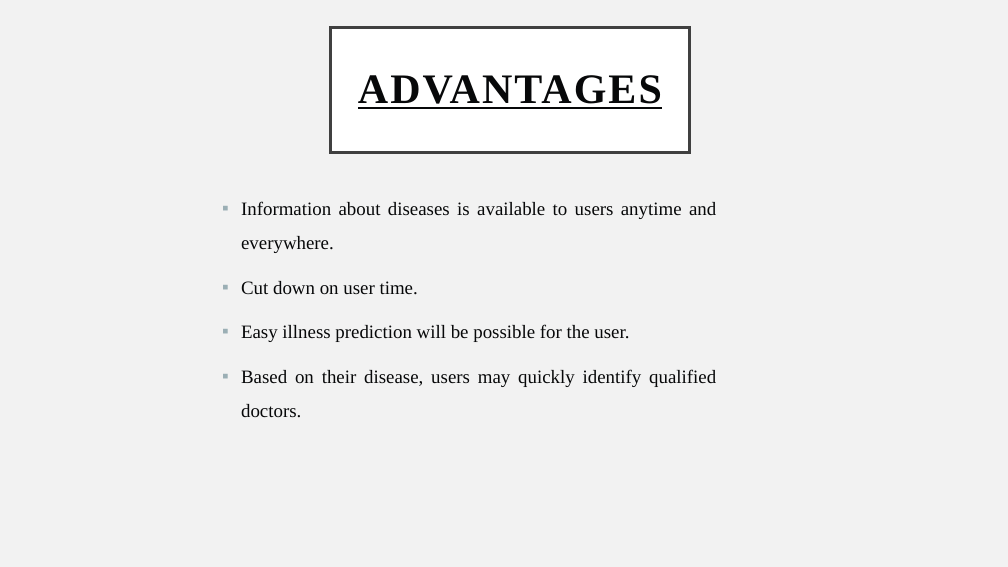
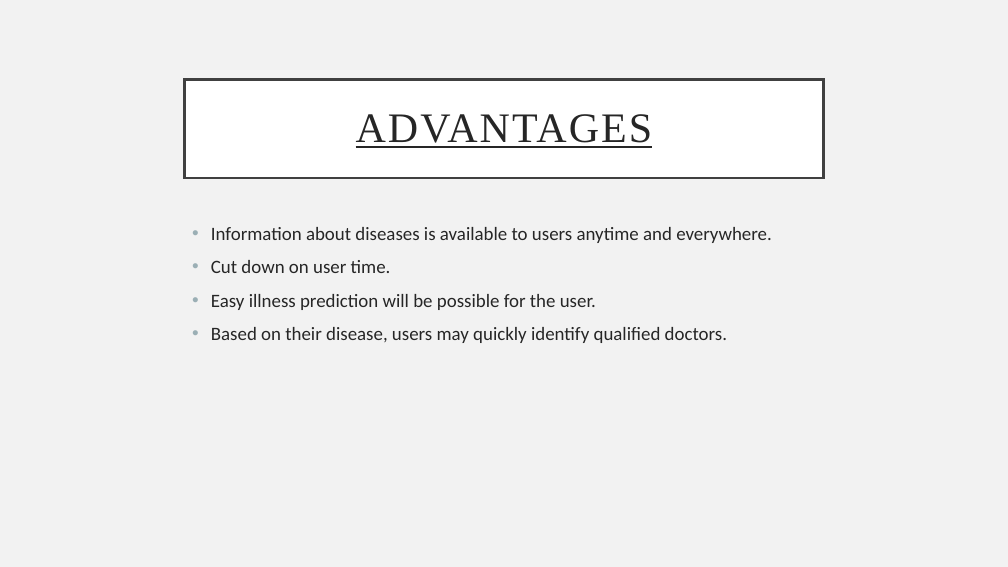
Before and after one commit to SHREYASX07/diseaseprediction-doctorrecommendation, a slide deck: slide 8 of Dpdr ppt.pptx. Drawn at 1008x567 pixels with LibreOffice and Linux fonts; fonts in the diff are those of the drawing. Boxes give left, top, right and bottom in pixels: in the first picture for what was removed or moved away, otherwise in the second. Text is boxed around its words. In the diff, an @@ line names an element or a change of style, - is before the commit and + after.

```diff
--- a/Dpdr ppt.pptx
+++ b/Dpdr ppt.pptx
@@ title "ADVANTAGES": place and size @@
-title "ADVANTAGES" at bbox=[330, 28, 690, 153]
+title "ADVANTAGES" at bbox=[185, 79, 823, 178]
@@ title "ADVANTAGES" at bbox=[185, 79, 823, 178]: text colour #070809 to #262626, bold off @@
@@ text "Information about diseases is available ...": place and size @@
-text "Information about diseases is available ..." at bbox=[241, 201, 716, 417]
+text "Information about diseases is available ..." at bbox=[211, 227, 772, 343]
@@ text "Information about diseases is available ..." at bbox=[211, 227, 772, 343]: font Times New Roman to Calibri, text colour #070809 to #262626; alignment justified to left; bullet ▪ to •; line spacing 1.5 to 1 @@
```
Also in this commit, not shown: 16 other slides changed, 2 other files.
